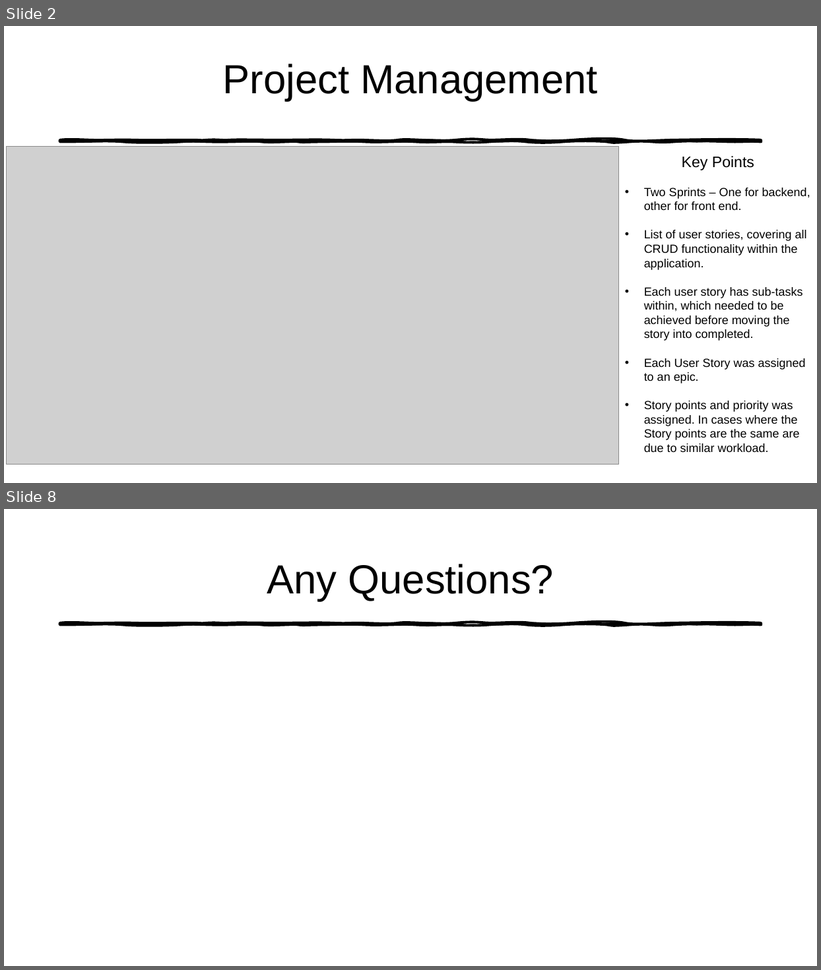
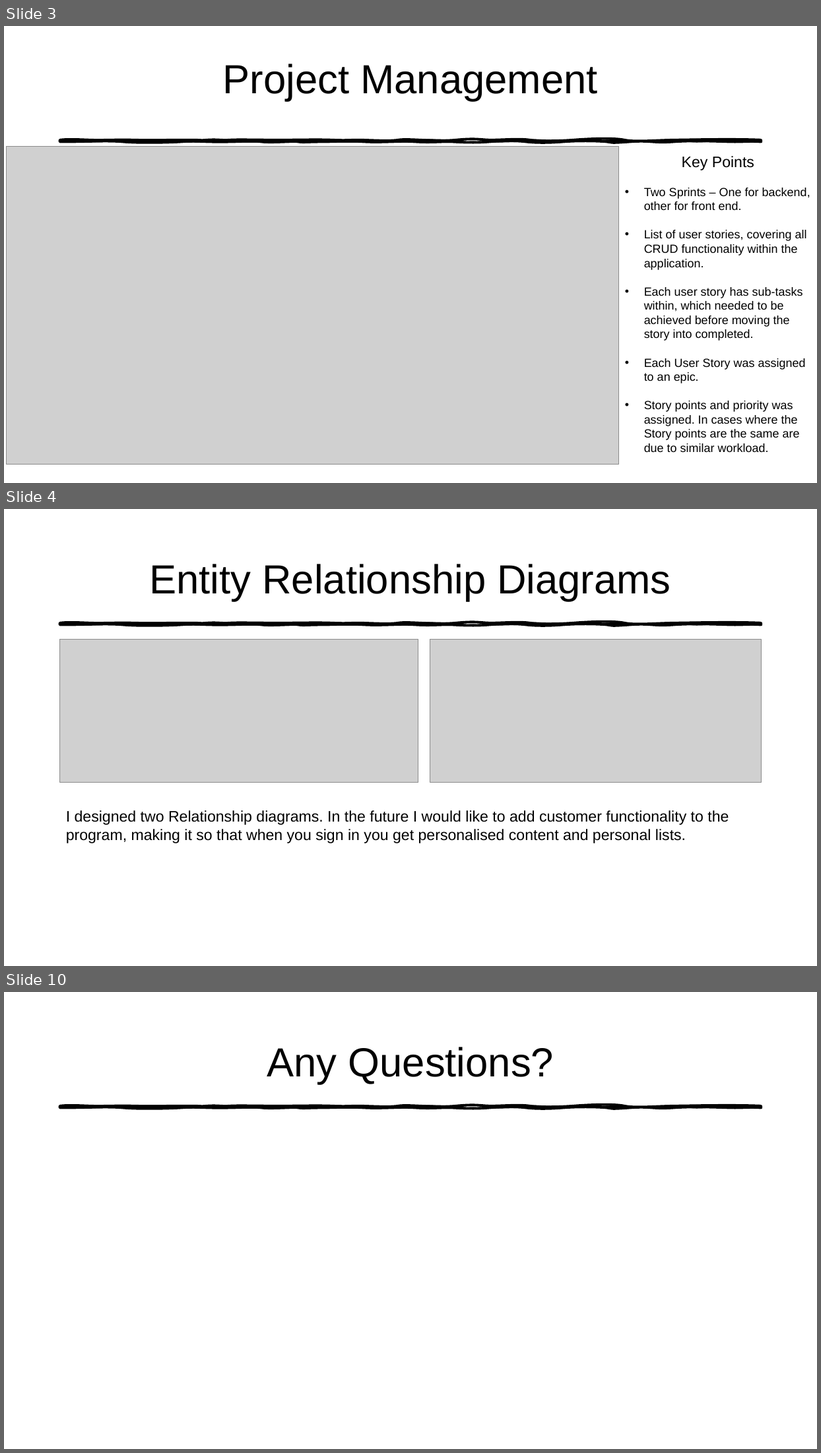
Before and after one commit to TomHoey/To-Do-List-Application, a slide deck: Documentation/To-Do-List Presentation.pptx. Shown one above the other, each under a label of ours: slides 2 and 8 before the commit, slides 3, 4 and 10 after it; the slides between them are not shown. The pictures are 821x970 and 821x1453 pixels, drawn with LibreOffice and Linux fonts; fonts in the diff are those of the drawing; grey boxes stand for pictures. Boxes give left, top, right and bottom in pixels: in the first picture for what was removed or moved away, otherwise in the second. Text is boxed around its words. In the diff, an @@ line names an element or a change of style, - is before the commit and + after.

```diff
--- a/Documentation/To-Do-List Presentation.pptx
+++ b/Documentation/To-Do-List Presentation.pptx
@@ slide 4 added at (4, 509, 817, 966), background #FFFFFF; not listed: 1 template element that a slide beside it also shows @@
@@ title added at (150, 564, 671, 601), 48 pt, text #000000 @@
+Entity Relationship Diagrams
@@ picture added at (60, 640, 418, 783) @@
@@ picture added at (430, 640, 762, 783) @@
@@ text added at (66, 811, 729, 844), 18 pt, text #000000 @@
+I designed two Relationship diagrams. In the future I would like to add customer functionality to the program, making it so that when you sign in you get personalised content and personal lists.
@@ what was slide 2 is now slide 3 @@
@@ what was slide 8 is now slide 10 @@
```
Also in this commit, not shown: 1 slide changed, 5 other slides added, 4 slides removed, 26 other files.
